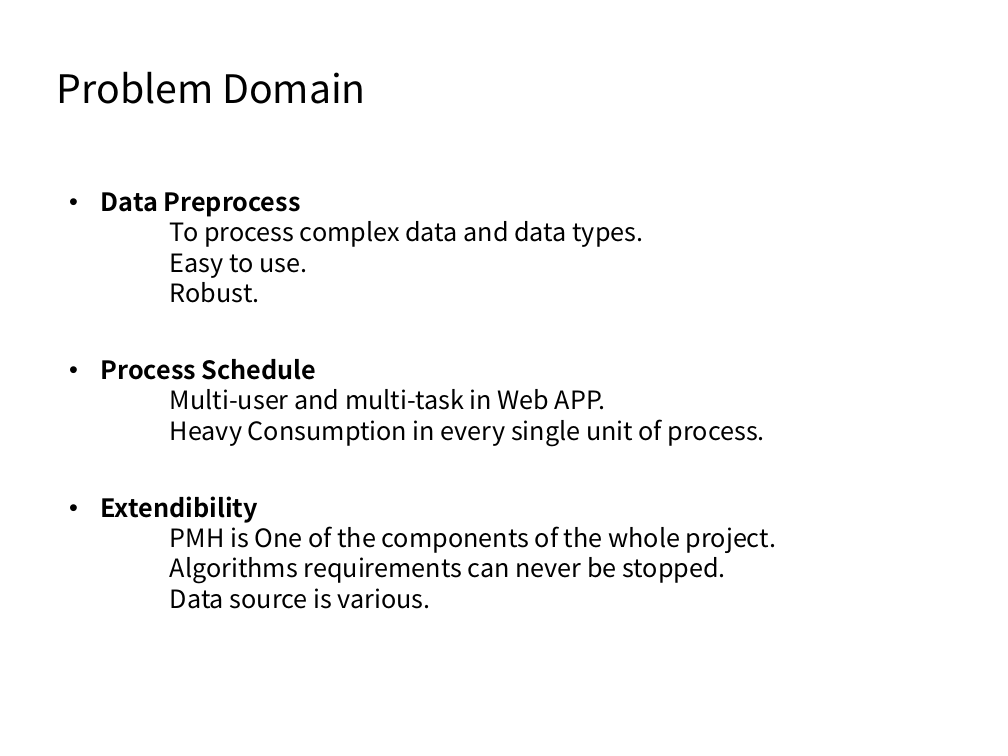
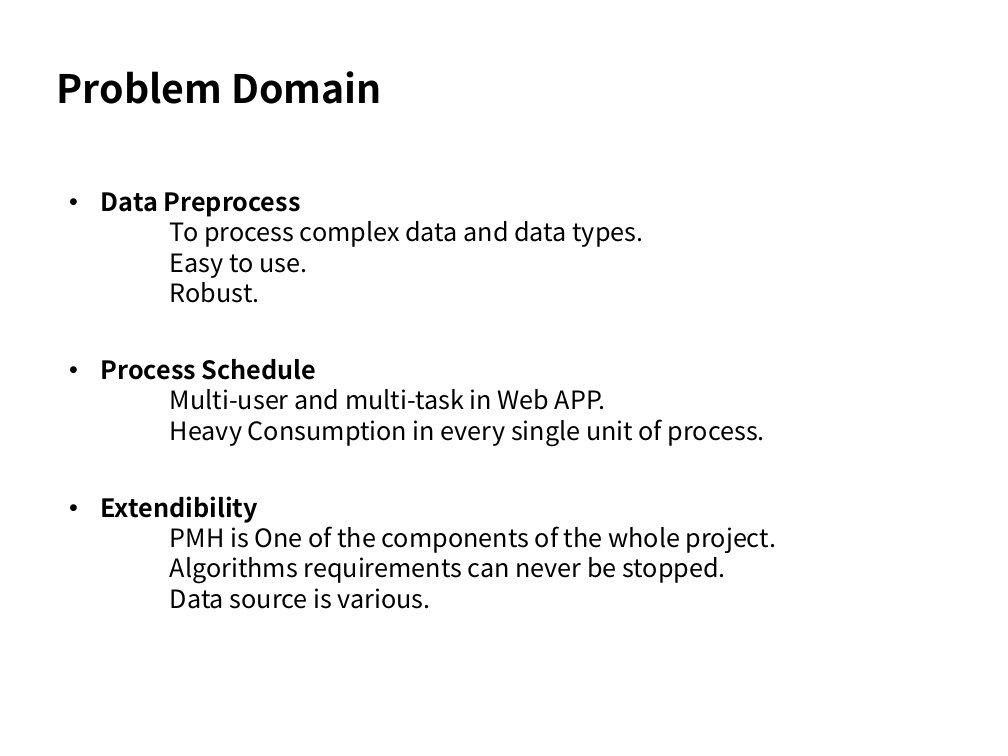
Before and after one commit to Dawn-Team/dawn, a slide deck: slide 2 of PancakeofMountHuang/Doc/Slides for first representation.pptx. Drawn at 1008x756 pixels with LibreOffice and Linux fonts; fonts in the diff are those of the drawing. Boxes give left, top, right and bottom in pixels: in the first picture for what was removed or moved away, otherwise in the second. Text is boxed around its words. In the diff, an @@ line names an element or a change of style, - is before the commit and + after.

```diff
--- a/PancakeofMountHuang/Doc/Slides for first representation.pptx
+++ b/PancakeofMountHuang/Doc/Slides for first representation.pptx
@@ text "Problem Domain" at [57, 71, 381, 104]: bold on @@
```
Also in this commit, not shown: 2 other slides changed, 2 slides added.
